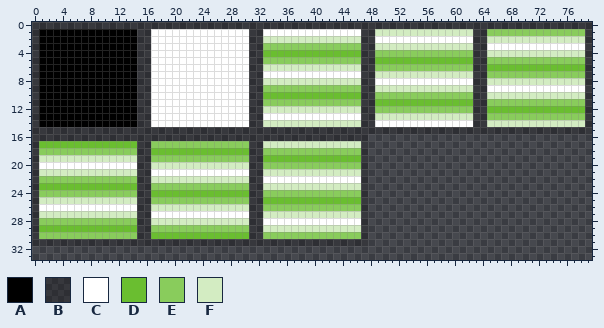
Edited in one commit: pixel-art file (core/assets/BasicTileset.aseprite). This is how it looked before the edit.
80x80 pixels, 1 frame. Shown: x 0..79, y 0..33.
Palette (. is transparent): A #000000  B #0606083d  C #ffffff  D #6abe30  E #89cc5c  F #d3ecc2
Pixels before (only the part around the change), first column x 0:
 0 BBBBBBBBBBBBBBBBBBBBBBBBBBBBBBBBBBBBBBBBBBBBBBBBBBBBBBBBBBBBBBBBBBBBBBBBBBBBBBBB
 1 BAAAAAAAAAAAAAABBCCCCCCCCCCCCCCBBCCCCCCCCCCCCCCBBFFFFFFFFFFFFFFBBEEEEEEEEEEEEEEB
 2 BAAAAAAAAAAAAAABBCCCCCCCCCCCCCCBBFFFFFFFFFFFFFFBBCCCCCCCCCCCCCCBBFFFFFFFFFFFFFFB
 3 BAAAAAAAAAAAAAABBCCCCCCCCCCCCCCBBEEEEEEEEEEEEEEBBFFFFFFFFFFFFFFBBCCCCCCCCCCCCCCB
 4 BAAAAAAAAAAAAAABBCCCCCCCCCCCCCCBBDDDDDDDDDDDDDDBBEEEEEEEEEEEEEEBBFFFFFFFFFFFFFFB
 5 BAAAAAAAAAAAAAABBCCCCCCCCCCCCCCBBEEEEEEEEEEEEEEBBDDDDDDDDDDDDDDBBEEEEEEEEEEEEEEB
 6 BAAAAAAAAAAAAAABBCCCCCCCCCCCCCCBBFFFFFFFFFFFFFFBBEEEEEEEEEEEEEEBBDDDDDDDDDDDDDDB
 7 BAAAAAAAAAAAAAABBCCCCCCCCCCCCCCBBCCCCCCCCCCCCCCBBFFFFFFFFFFFFFFBBEEEEEEEEEEEEEEB
 8 BAAAAAAAAAAAAAABBCCCCCCCCCCCCCCBBFFFFFFFFFFFFFFBBCCCCCCCCCCCCCCBBFFFFFFFFFFFFFFB
 9 BAAAAAAAAAAAAAABBCCCCCCCCCCCCCCBBEEEEEEEEEEEEEEBBFFFFFFFFFFFFFFBBCCCCCCCCCCCCCCB
10 BAAAAAAAAAAAAAABBCCCCCCCCCCCCCCBBDDDDDDDDDDDDDDBBEEEEEEEEEEEEEEBBFFFFFFFFFFFFFFB
11 BAAAAAAAAAAAAAABBCCCCCCCCCCCCCCBBEEEEEEEEEEEEEEBBDDDDDDDDDDDDDDBBEEEEEEEEEEEEEEB
12 BAAAAAAAAAAAAAABBCCCCCCCCCCCCCCBBFFFFFFFFFFFFFFBBEEEEEEEEEEEEEEBBDDDDDDDDDDDDDDB
13 BAAAAAAAAAAAAAABBCCCCCCCCCCCCCCBBCCCCCCCCCCCCCCBBFFFFFFFFFFFFFFBBEEEEEEEEEEEEEEB
14 BAAAAAAAAAAAAAABBCCCCCCCCCCCCCCBBFFFFFFFFFFFFFFBBCCCCCCCCCCCCCCBBFFFFFFFFFFFFFFB
15 BBBBBBBBBBBBBBBBBBBBBBBBBBBBBBBBBBBBBBBBBBBBBBBBBBBBBBBBBBBBBBBBBBBBBBBBBBBBBBBB
16 BBBBBBBBBBBBBBBBBBBBBBBBBBBBBBBBBBBBBBBBBBBBBBBB................................
17 BDDDDDDDDDDDDDDBBEEEEEEEEEEEEEEBBFFFFFFFFFFFFFFB................................
18 BEEEEEEEEEEEEEEBBDDDDDDDDDDDDDDBBEEEEEEEEEEEEEEB................................
19 BFFFFFFFFFFFFFFBBEEEEEEEEEEEEEEBBDDDDDDDDDDDDDDB................................
20 BCCCCCCCCCCCCCCBBFFFFFFFFFFFFFFBBEEEEEEEEEEEEEEB................................
21 BFFFFFFFFFFFFFFBBCCCCCCCCCCCCCCBBFFFFFFFFFFFFFFB................................
22 BEEEEEEEEEEEEEEBBFFFFFFFFFFFFFFBBCCCCCCCCCCCCCCB................................
23 BDDDDDDDDDDDDDDBBEEEEEEEEEEEEEEBBFFFFFFFFFFFFFFB................................
24 BEEEEEEEEEEEEEEBBDDDDDDDDDDDDDDBBEEEEEEEEEEEEEEB................................
25 BFFFFFFFFFFFFFFBBEEEEEEEEEEEEEEBBDDDDDDDDDDDDDDB................................
26 BCCCCCCCCCCCCCCBBFFFFFFFFFFFFFFBBEEEEEEEEEEEEEEB................................
27 BFFFFFFFFFFFFFFBBCCCCCCCCCCCCCCBBFFFFFFFFFFFFFFB................................
28 BEEEEEEEEEEEEEEBBFFFFFFFFFFFFFFBBCCCCCCCCCCCCCCB................................
29 BDDDDDDDDDDDDDDBBEEEEEEEEEEEEEEBBFFFFFFFFFFFFFFB................................
30 BEEEEEEEEEEEEEEBBDDDDDDDDDDDDDDBBEEEEEEEEEEEEEEB................................
31 BBBBBBBBBBBBBBBBBBBBBBBBBBBBBBBBBBBBBBBBBBBBBBBB................................
32 ................................................................................
33 ................................................................................
After:
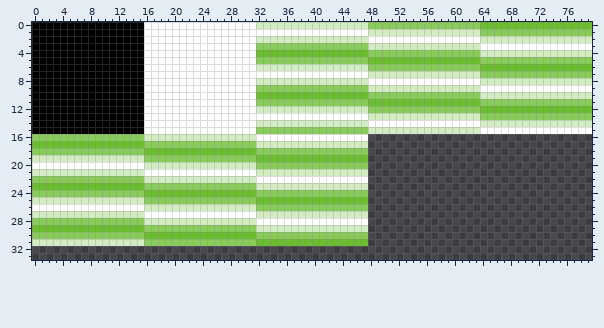
The author wrote: Sorted animation of tiles so they can play in correct order
From old to new:
Changed rows in their new state; - is an unchanged pixel.
first column x 0:
 0 AAAAAAAAAAAAAAAACCCCCCCCCCCCCCCCFFFFFFFFFFFFFFFFEEEEEEEEEEEEEEEEDDDDDDDDDDDDDDDD
 1 A--------------AC--------------CC--------------CF--------------FE--------------E
 2 A--------------AC--------------CF--------------FC--------------CF--------------F
 3 A--------------AC--------------CE--------------EF--------------FC--------------C
 4 A--------------AC--------------CD--------------DE--------------EF--------------F
 5 A--------------AC--------------CE--------------ED--------------DE--------------E
 6 A--------------AC--------------CF--------------FE--------------ED--------------D
 7 A--------------AC--------------CC--------------CF--------------FE--------------E
 8 A--------------AC--------------CF--------------FC--------------CF--------------F
 9 A--------------AC--------------CE--------------EF--------------FC--------------C
10 A--------------AC--------------CD--------------DE--------------EF--------------F
11 A--------------AC--------------CE--------------ED--------------DE--------------E
12 A--------------AC--------------CF--------------FE--------------ED--------------D
13 A--------------AC--------------CC--------------CF--------------FE--------------E
14 A--------------AC--------------CF--------------FC--------------CF--------------F
15 AAAAAAAAAAAAAAAACCCCCCCCCCCCCCCCEEEEEEEEEEEEEEEEFFFFFFFFFFFFFFFFCCCCCCCCCCCCCCCC
16 EEEEEEEEEEEEEEEEFFFFFFFFFFFFFFFFCCCCCCCCCCCCCCCC--------------------------------
17 D--------------DE--------------EF--------------F--------------------------------
18 E--------------ED--------------DE--------------E--------------------------------
19 F--------------FE--------------ED--------------D--------------------------------
20 C--------------CF--------------FE--------------E--------------------------------
21 F--------------FC--------------CF--------------F--------------------------------
22 E--------------EF--------------FC--------------C--------------------------------
23 D--------------DE--------------EF--------------F--------------------------------
24 E--------------ED--------------DE--------------E--------------------------------
25 F--------------FE--------------ED--------------D--------------------------------
26 C--------------CF--------------FE--------------E--------------------------------
27 F--------------FC--------------CF--------------F--------------------------------
28 E--------------EF--------------FC--------------C--------------------------------
29 D--------------DE--------------EF--------------F--------------------------------
30 E--------------ED--------------DE--------------E--------------------------------
31 FFFFFFFFFFFFFFFFEEEEEEEEEEEEEEEEDDDDDDDDDDDDDDDD--------------------------------
